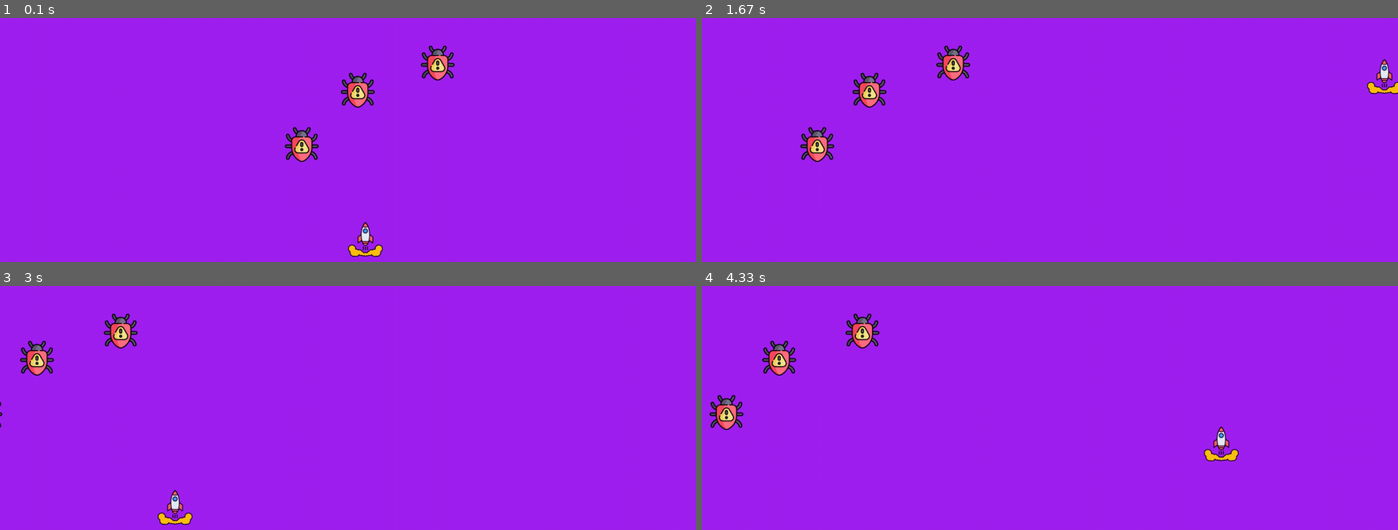
Above: before the commit, frames 1-4 (two rows, left to right).
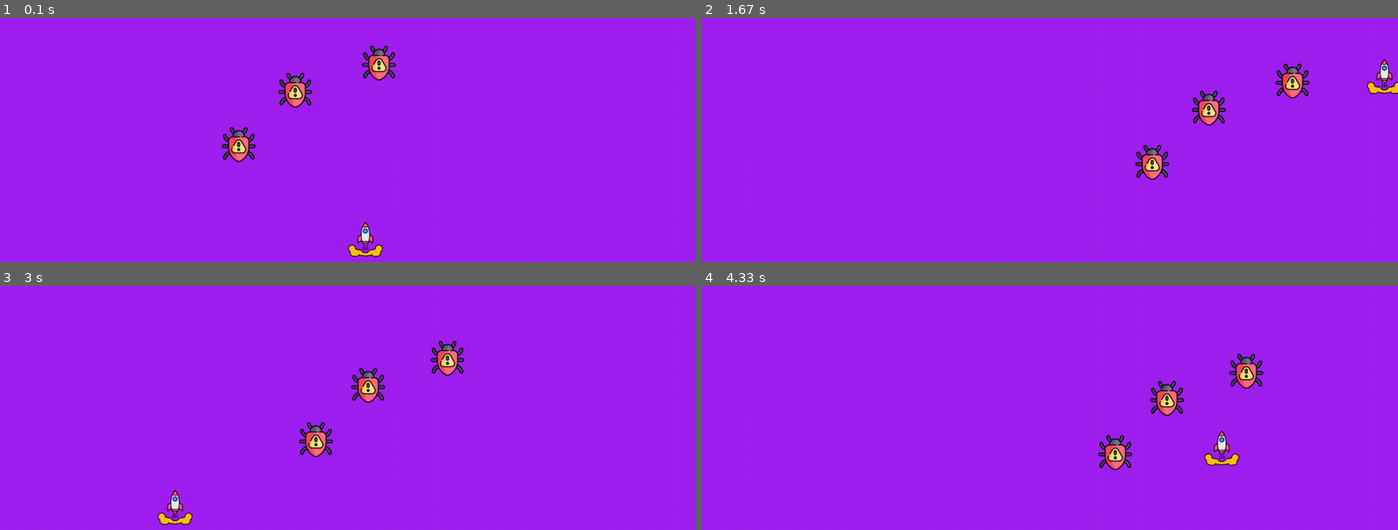
Above: after the commit, the same moments.

Repository: junaid-h0ssain/pygame_leaning
Game: pygame game, started from example.py
The game is run twice, just before and just after one commit, with the same random seed, the same clock (stepped at 60 frames per second) and the same inputs.
Inputs:
- Up to frame 1 (0.1 s): no input
- Up to frame 2 (1.67 s): hold D 0.33-0.8 s; hold W 0.83-1.13 s; hold D 1.17-1.63 s
- Up to frame 3 (3 s): hold A 1.67-2.2 s; hold S 2.23-2.53 s; hold A 2.57-2.97 s
- Up to frame 4 (4.33 s): hold W 3-3.37 s; hold D 3.4-4.03 s; hold S from 4.07 s (still down)

The runs differ from the first frame. In frame 1, 2.8% of the frame differs, in the area x 31-66%, y 11-60%; in frame 2, 2.8%; in frame 3, 2.4%; in frame 4, 3.2%, in the area x 1-81%, y 11-76%.

Commit message:
done with the watch?v=FfWpgLFMI7w&t=3892s tutorial

Diff:
--- a/example.py
+++ b/example.py
@@ -10,7 +10,7 @@
 running = True
 dt = 0
 speed = 1000
-bug_speed = 200
+bug_speed = 500
 player_pos = pygame.Vector2(screen.get_width() / 2, screen.get_height() / 1.5)
 bug_pos = pygame.Vector2(screen.get_width() / 2, screen.get_height() / 3.5)
 playerImg = pygame.image.load('assets/rocket.png')
@@ -27,15 +27,21 @@
     screen.blit(bugImg,(xpos,ypos) )
     global bug_movex
     global bug_movey
-    if bug_pos.x !=bug_movex and bug_pos.y != bug_movey:
-        if bug_pos.x >=bug_movex:
+    if bug_pos.x !=bug_movex:# and bug_pos.y != bug_movey:
+        if bug_pos.x <bug_movex and bug_pos.x<1280:
+            bug_pos.x += bug_speed * dt
+        if bug_pos.x >bug_movex and bug_pos.x>0:
             bug_pos.x -= bug_speed * dt
+    if bug_pos.x ==bug_movex:
+        bug_movex = random.randint(0,1280)-ranmin
+        bug_movey = random.randint(0,720)+ranmin
+        print(bug_movex,bug_movey)
+        bug_movex-=1
+
+        if bug_pos.y >bug_movey:
+            bug_pos.y -= bug_speed * dt
         else:
-            bug_pos.x += bug_speed * dt
-        # if bug_pos.y >bug_movey:
-        #     bug_pos.y -= bug_speed * dt
-        # else:
-        #     bug_pos.y += bug_speed * dt
+            bug_pos.y += bug_speed * dt
 
     if bug_movex<=0 or bug_movey<=0:
         bug_movex = random.randint(0,1280)-ranmin
@@ -98,6 +104,6 @@
     # limits FPS to 60
     # dt is delta time in seconds since last frame, used for framerate-
     # independent physics.
-    dt = clock.tick(60) / 1000
+    dt = clock.tick(144) / 1000
 
 pygame.quit()
